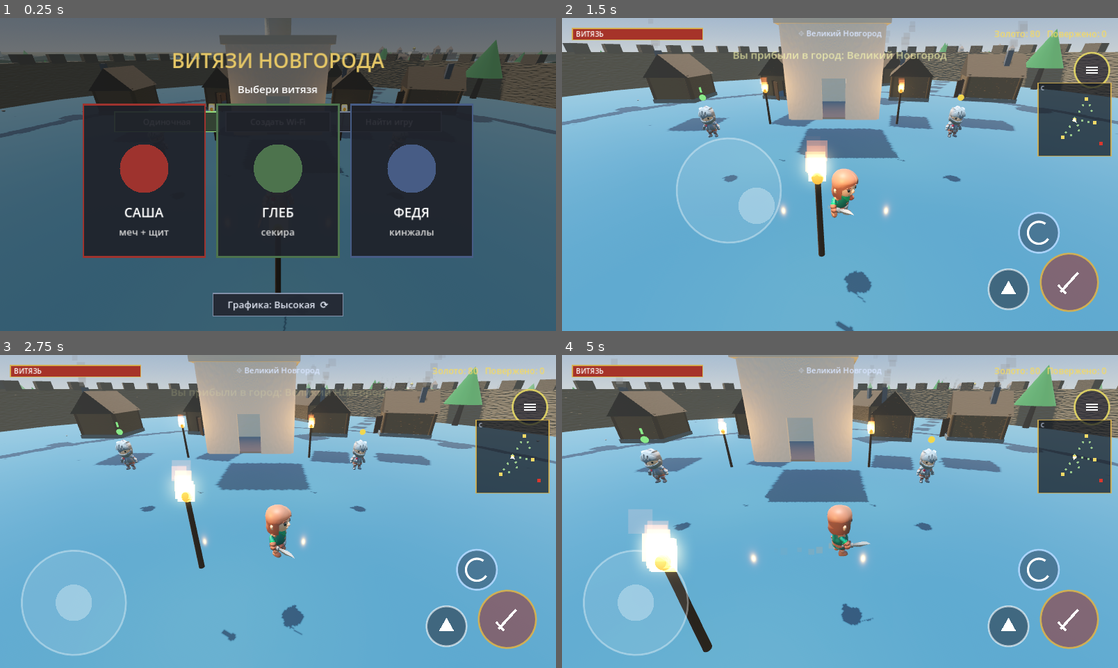
Above: before the commit, frames 1-4 (two rows, left to right).
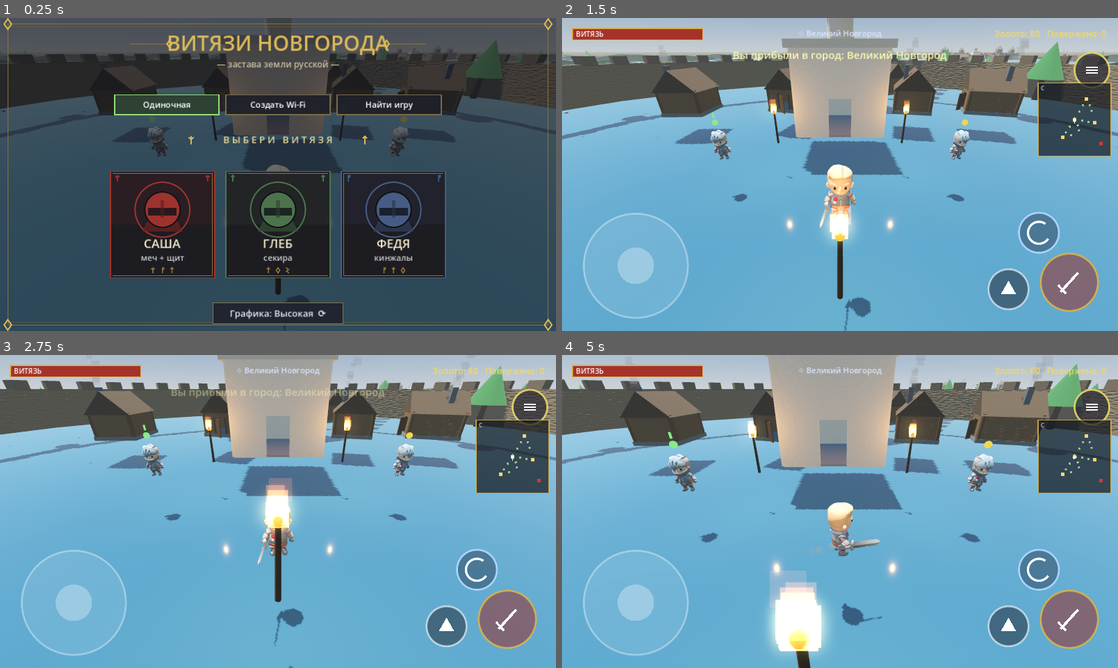
Above: after the commit, the same moments.

Repository: crucian1812-a11y/ar
Game: Godot game, scene res://Main.tscn
The game is run twice, just before and just after one commit, with the same random seed, the same clock (stepped at 60 frames per second) and the same inputs.
Inputs (mouse positions are in pixels of both pictures, inside the frame that each line leads up to):
- Up to frame 1 (0.25 s): no input
- Up to frame 2 (1.5 s): move the mouse to (962, 158) at 0.52 s; click (962, 158) at 0.67 s; drag from (728, 190) to (812, 237) at 1.27 s
- Up to frame 3 (2.75 s): move the mouse to (333, 442) at 2.02 s; click (333, 442) at 2.17 s
- Up to frame 4 (5 s): drag from (812, 574) to (673, 464) at 2.77 s; move the mouse to (1006, 558) at 3.52 s; click (1006, 558) at 3.67 s; drag from (673, 464) to (756, 433) at 4.27 s

The runs differ from the first frame. In frame 1, 61% of the frame differs, in the area x 0-100%, y 0-100%; in frame 2, 23%; in frame 3, 18%; in frame 4, 23%.

Commit message:
vityazi3d: redesigned start menu — spaced layout + ornate rune cards
- Reworked the main menu so nothing overlaps: title + flourish, network
  buttons (Одиночная / Создать Wi-Fi / Найти игру) with status, a
  "выбери витязя" band, then the character cards, then the quality toggle
  — each at its own vertical band.
- Compact Old-Russian style character cards: ornamental double frame with
  a gold inner line, corner runes, a knight-helmet emblem in a ringed
  medallion, name + weapon, and a decorative rune row.
- Added rune glyph + knight-emblem draw helpers.

Co-Authored-By: Claude Opus 4.8 <noreply@anthropic.com>
Claude-Session: https://claude.ai/code/session_01Ybzc4D61QXnypTQH2Ro8uP

Diff:
--- a/vityazi3d/TouchControls.gd
+++ b/vityazi3d/TouchControls.gd
@@ -174,16 +174,17 @@
 
 func _char_rect(i: int) -> Rect2:
 	var v := _vp()
-	var w := minf(280.0, (v.x - 160.0) / 3.0)
-	var h := w * 1.25
-	var gap := 28.0
+	var w := clampf((v.x - 220.0) / 3.0, 150.0, 240.0)
+	var h := minf(w * 1.12, v.y * 0.34)
+	var gap := 26.0
 	var total := 3.0 * w + 2.0 * gap
 	var x0 := (v.x - total) * 0.5
-	return Rect2(x0 + i * (w + gap), v.y * 0.52 - h * 0.5, w, h)
+	var cy := v.y * 0.66
+	return Rect2(x0 + i * (w + gap), cy - h * 0.5, w, h)
 
 func _quality_btn() -> Rect2:
 	var v := _vp()
-	return Rect2(v.x * 0.5 - 150.0, v.y * 0.88, 300.0, 52.0)
+	return Rect2(v.x * 0.5 - 150.0, v.y * 0.91, 300.0, 48.0)
 
 func _net_btn(i: int) -> Rect2:
 	var v := _vp()
@@ -191,7 +192,7 @@
 	var gap := 16.0
 	var total := 3.0 * w + 2.0 * gap
 	var x0 := (v.x - total) * 0.5
-	return Rect2(x0 + i * (w + gap), v.y * 0.30, w, 46.0)
+	return Rect2(x0 + i * (w + gap), v.y * 0.245, w, 46.0)
 
 func _shop_panel() -> Rect2:
 	var v := _vp()
@@ -642,42 +643,112 @@
 	if font:
 		draw_string(font, Vector2(br.position.x, br.position.y + 36), quest_btn, HORIZONTAL_ALIGNMENT_CENTER, br.size.x, 24, Color.WHITE)
 
+func _rune_segs(kind: int) -> Array:
+	match kind:
+		0: return [[Vector2(0, -1), Vector2(0, 1)], [Vector2(0, -0.2), Vector2(-0.6, -0.7)], [Vector2(0, -0.2), Vector2(0.6, -0.7)]]
+		1: return [[Vector2(0, -1), Vector2(0, 1)], [Vector2(0, -0.6), Vector2(0.6, -1)], [Vector2(0, -0.15), Vector2(0.6, -0.55)]]
+		2: return [[Vector2(0, -1), Vector2(0, 1)], [Vector2(-0.5, -0.5), Vector2(0, -1), Vector2(0.5, -0.5)]]
+		3: return [[Vector2(0, -1), Vector2(0.7, 0), Vector2(0, 1), Vector2(-0.7, 0), Vector2(0, -1)]]
+		_: return [[Vector2(-0.5, -1), Vector2(0.4, -0.3), Vector2(-0.4, 0.3), Vector2(0.5, 1)]]
+
+func _draw_rune(pos: Vector2, s: float, kind: int, col: Color, wdt := 2.0) -> void:
+	for seg in _rune_segs(kind):
+		var pts := PackedVector2Array()
+		for p in seg:
+			pts.append(pos + Vector2(p.x, p.y) * s)
+		draw_polyline(pts, col, wdt, true)
+
+func _draw_knight_emblem(c: Vector2, r: float, col: Color) -> void:
+	# shoulders
+	draw_colored_polygon(PackedVector2Array([
+		c + Vector2(-r * 1.15, r * 1.25), c + Vector2(r * 1.15, r * 1.25),
+		c + Vector2(r * 0.7, r * 0.35), c + Vector2(-r * 0.7, r * 0.35)]), col * 0.7)
+	# helmet dome
+	draw_circle(c, r, col)
+	draw_arc(c, r, 0, TAU, 40, Color(0.06, 0.07, 0.09), 2.0, true)
+	# visor band
+	draw_rect(Rect2(c.x - r * 0.8, c.y - r * 0.1, r * 1.6, r * 0.42), Color(0.06, 0.07, 0.09, 0.8))
+	# nasal guard
+	draw_rect(Rect2(c.x - r * 0.1, c.y - r * 0.55, r * 0.2, r * 1.0), col * 0.55)
+
 func _draw_menu() -> void:
 	var v := _vp()
 	var font := ThemeDB.fallback_font
-	draw_rect(Rect2(0, 0, v.x, v.y), Color(0, 0, 0, 0.45))
-	if font:
-		draw_string(font, Vector2(0, v.y * 0.16), "ВИТЯЗИ НОВГОРОДА", HORIZONTAL_ALIGNMENT_CENTER, v.x, 46, Color(0.9, 0.78, 0.4))
-		draw_string(font, Vector2(0, v.y * 0.24), "Выбери витязя", HORIZONTAL_ALIGNMENT_CENTER, v.x, 24, Color.WHITE)
+	draw_rect(Rect2(0, 0, v.x, v.y), Color(0.05, 0.05, 0.07, 0.62))
+	var gold := Color(0.86, 0.72, 0.34)
+	var goldd := Color(0.55, 0.45, 0.22)
+	# ornamental outer frame
+	var fr := Rect2(18, 14, v.x - 36, v.y - 28)
+	draw_rect(fr, goldd, false, 2.0)
+	draw_rect(Rect2(fr.position.x + 6, fr.position.y + 6, fr.size.x - 12, fr.size.y - 12), Color(0.5, 0.4, 0.2, 0.5), false, 1.0)
+	for cpt in [fr.position, Vector2(fr.end.x, fr.position.y), Vector2(fr.position.x, fr.end.y), fr.end]:
+		_draw_rune(cpt, 12.0, 3, gold, 2.0)
+
+	# title with flanking flourishes
+	var ty := v.y * 0.105
+	if font:
+		draw_string(font, Vector2(0, ty), "ВИТЯЗИ НОВГОРОДА", HORIZONTAL_ALIGNMENT_CENTER, v.x, 48, gold)
+		draw_string(font, Vector2(0, v.y * 0.158), "— застава земли русской —", HORIZONTAL_ALIGNMENT_CENTER, v.x, 20, Color(0.78, 0.74, 0.62))
+	var cxm := v.x * 0.5
+	for sgn in [-1.0, 1.0]:
+		var ox: float = cxm + sgn * 250.0
+		draw_line(Vector2(ox, ty - 16), Vector2(ox + sgn * 90.0, ty - 16), goldd, 2.0)
+		_draw_rune(Vector2(ox, ty - 16), 8.0, 3, gold, 2.0)
+
 	# network mode buttons
 	var nlabels := ["Одиночная", "Создать Wi-Fi", "Найти игру"]
 	var nmodes := ["single", "host", "client"]
 	for i in range(3):
 		var nb := _net_btn(i)
 		var sel: bool = net_mode == nmodes[i]
-		draw_rect(nb, Color(0.20, 0.26, 0.20) if sel else Color(0.14, 0.15, 0.18, 0.95))
-		draw_rect(nb, Color(0.6, 0.9, 0.5, 0.95) if sel else Color(0.5, 0.55, 0.65, 0.85), false, 2.0)
+		draw_rect(nb, Color(0.18, 0.26, 0.20) if sel else Color(0.12, 0.13, 0.16, 0.96))
+		draw_rect(nb, Color(0.6, 0.9, 0.5, 0.95) if sel else Color(0.5, 0.45, 0.3, 0.9), false, 2.0)
 		if font:
 			draw_string(font, Vector2(nb.position.x, nb.position.y + 30), nlabels[i], HORIZONTAL_ALIGNMENT_CENTER, nb.size.x, 19, Color.WHITE)
 	if font and net_status != "":
-		draw_string(font, Vector2(0, v.y * 0.30 + 70.0), net_status, HORIZONTAL_ALIGNMENT_CENTER, v.x, 18, Color(0.7, 0.85, 1.0))
+		draw_string(font, Vector2(0, _net_btn(0).position.y + 74.0), net_status, HORIZONTAL_ALIGNMENT_CENTER, v.x, 18, Color(0.7, 0.85, 1.0))
+
+	# "выбери витязя" label with runes
+	var ly := v.y * 0.40
+	if font:
+		draw_string(font, Vector2(0, ly), "В Ы Б Е Р И   В И Т Я З Я", HORIZONTAL_ALIGNMENT_CENTER, v.x, 22, Color(0.9, 0.85, 0.6))
+	_draw_rune(Vector2(cxm - 200.0, ly - 7), 9.0, 0, gold, 2.0)
+	_draw_rune(Vector2(cxm + 200.0, ly - 7), 9.0, 2, gold, 2.0)
+
+	# compact character cards in древнерусском стиле
+	var runes := [0, 2, 1]
 	for i in range(3):
 		var r := _char_rect(i)
 		var c: Color = CHARS[i][2]
-		draw_rect(r, Color(0.12, 0.13, 0.16, 0.92))
-		draw_rect(r, c, false, 4.0)
+		# panel + double frame
+		draw_rect(r, Color(0.11, 0.10, 0.12, 0.95))
+		draw_rect(Rect2(r.position.x, r.position.y, r.size.x, r.size.y * 0.5), Color(c.r, c.g, c.b, 0.10))
+		draw_rect(r, c, false, 3.0)
+		draw_rect(Rect2(r.position.x + 5, r.position.y + 5, r.size.x - 10, r.size.y - 10), goldd, false, 1.0)
+		# corner runes
+		var inset := 16.0
+		_draw_rune(r.position + Vector2(inset, inset), 7.0, runes[i], c, 1.6)
+		_draw_rune(Vector2(r.end.x - inset, r.position.y + inset), 7.0, runes[i], c, 1.6)
+		# emblem
 		var cx := r.position.x + r.size.x * 0.5
-		var cy := r.position.y + r.size.y * 0.42
-		draw_circle(Vector2(cx, cy), r.size.x * 0.20, c)
+		var ey := r.position.y + r.size.y * 0.36
+		var er := r.size.x * 0.17
+		draw_arc(Vector2(cx, ey), er * 1.55, 0, TAU, 40, c, 2.0, true)
+		_draw_knight_emblem(Vector2(cx, ey), er, c)
 		if font:
-			draw_string(font, Vector2(r.position.x, r.position.y + r.size.y * 0.74), CHARS[i][0], HORIZONTAL_ALIGNMENT_CENTER, r.size.x, 30, Color.WHITE)
-			draw_string(font, Vector2(r.position.x, r.position.y + r.size.y * 0.86), CHARS[i][1], HORIZONTAL_ALIGNMENT_CENTER, r.size.x, 22, Color(0.85, 0.85, 0.85))
+			draw_string(font, Vector2(r.position.x, r.position.y + r.size.y * 0.72), CHARS[i][0], HORIZONTAL_ALIGNMENT_CENTER, r.size.x, 28, Color(0.96, 0.92, 0.8))
+			draw_string(font, Vector2(r.position.x, r.position.y + r.size.y * 0.84), CHARS[i][1], HORIZONTAL_ALIGNMENT_CENTER, r.size.x, 19, Color(0.8, 0.8, 0.82))
+		# decorative rune row under the name
+		for k in range(3):
+			_draw_rune(Vector2(cx + (k - 1) * 22.0, r.position.y + r.size.y * 0.93), 6.0, (runes[i] + k) % 5, goldd, 1.4)
+
 	# graphics quality toggle
 	var qb := _quality_btn()
-	draw_rect(qb, Color(0.14, 0.16, 0.20, 0.95))
-	draw_rect(qb, Color(0.55, 0.6, 0.7, 0.9), false, 2.0)
-	if font:
-		draw_string(font, Vector2(qb.position.x, qb.position.y + 34), quality_label + "  ⟳", HORIZONTAL_ALIGNMENT_CENTER, qb.size.x, 22, Color(0.88, 0.9, 0.95))
+	draw_rect(qb, Color(0.13, 0.14, 0.18, 0.96))
+	draw_rect(qb, Color(0.55, 0.5, 0.32, 0.9), false, 2.0)
+	if font:
+		draw_string(font, Vector2(qb.position.x, qb.position.y + 32), quality_label + "  ⟳", HORIZONTAL_ALIGNMENT_CENTER, qb.size.x, 21, Color(0.88, 0.9, 0.95))
+
 
 func _draw_end(title: String, col: Color) -> void:
 	var v := _vp()
